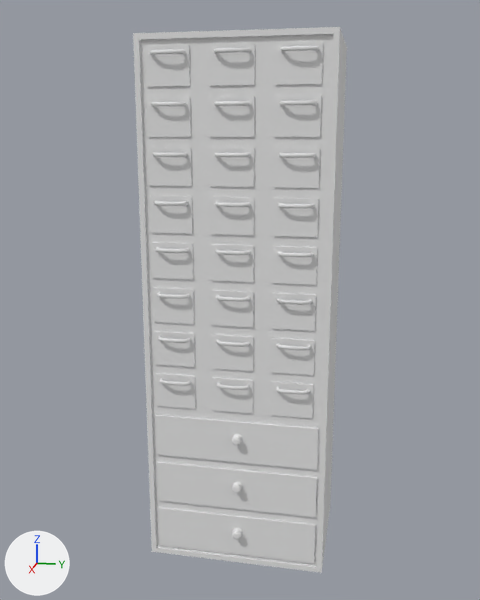
An edit to the FBX model Assets/Art/Models/G_Drawer_03.fbx, drawn before and after from the same camera.
Camera for both pictures: a 50 mm camera at (31.2, 5.4, 18.4) aimed at (3.0, -0.3, 11.4). The lights are fixed; the arrows at lower left show +X, +Y and +Z. Where no turn or scale is listed for an object, it has been applied to the vertices.

The first picture shows 'Drawe 03'.
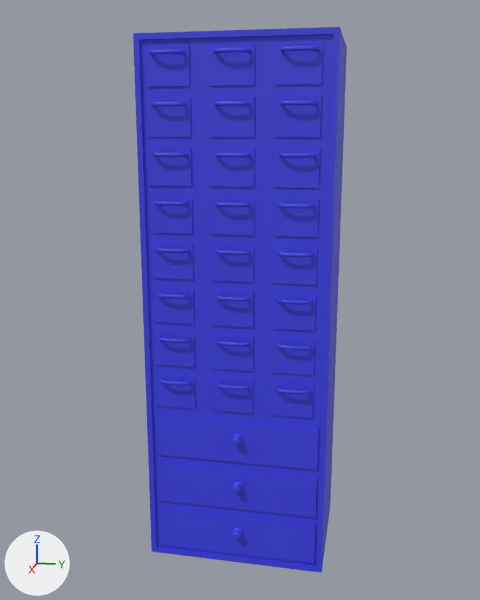
The newer file is also turned or shifted as a whole; pictures and numbers use the older file's frame.

What differs and where, as boxes [x1, y1, x2, y2] in the pictures (480 x 600 px; the box of a moved part takes in the faces that stretch with it):
```json
{"part": 1, "of": "me_cube_086", "change": "moved or reshaped", "before": [151, 46, 318, 493], "after": [140, 34, 333, 566]}
{"part": 2, "of": "me_cube_086", "change": "recoloured", "before": [133, 27, 347, 573], "after": [133, 27, 347, 573], "on screen": "grey to blue"}
```

Edits to the scene script, one JSON object a line:
```json
{"op": "add", "block": "mat_material_004", "code": ["mat_material_004 = principled_material('Material.004')", "mat_material_004.base_color = (0.0482, 0.0546, 0.8)  # blue #3e42e7"]}
{"block": "me_cube_086", "where": "# used by ob_drawe_03; location = (0.0, 0.0, 0.0)"}
{"op": "remove", "block": "me_cube_086", "code": "me_cube_086.from_pydata(...)  # 3764 vertices, 3356 faces; spans x 0.1..6.0, y -3.8..3.9, z 0.0..22.2"}
{"op": "add", "block": "me_cube_086", "code": "me_cube_086.from_pydata(...)  # 3779 vertices, 3378 faces; spans x 0.1..6.0, y -3.8..3.9, z 0.0..22.2"}
{"block": "me_cube_086", "change": "me_cube_086 part 1: 500 vertices moved within x 5.6..6.0, y -3.2..3.1, z 3.6..21.5; 12 vertices added at x 5.6..6.0, y -3.6..3.7, z 3.7..16.5"}
{"block": "me_cube_086", "change": "me_cube_086 part 2: 1106 faces spanning x 0.1..6.0, y -3.8..3.9, z 0.0..22.2 switch from no material to mat_material_004 (blue #3e42e7)"}
```
